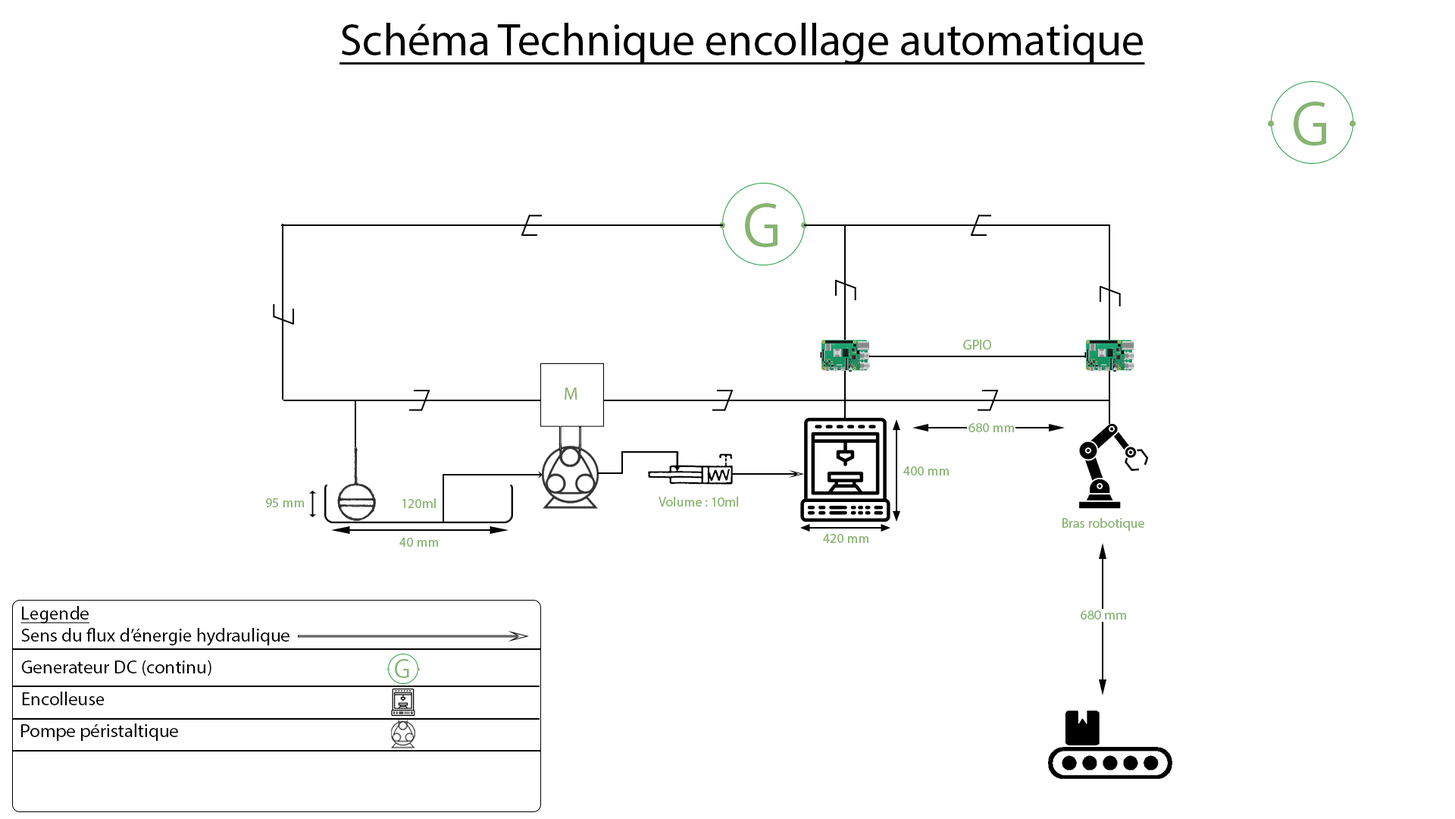
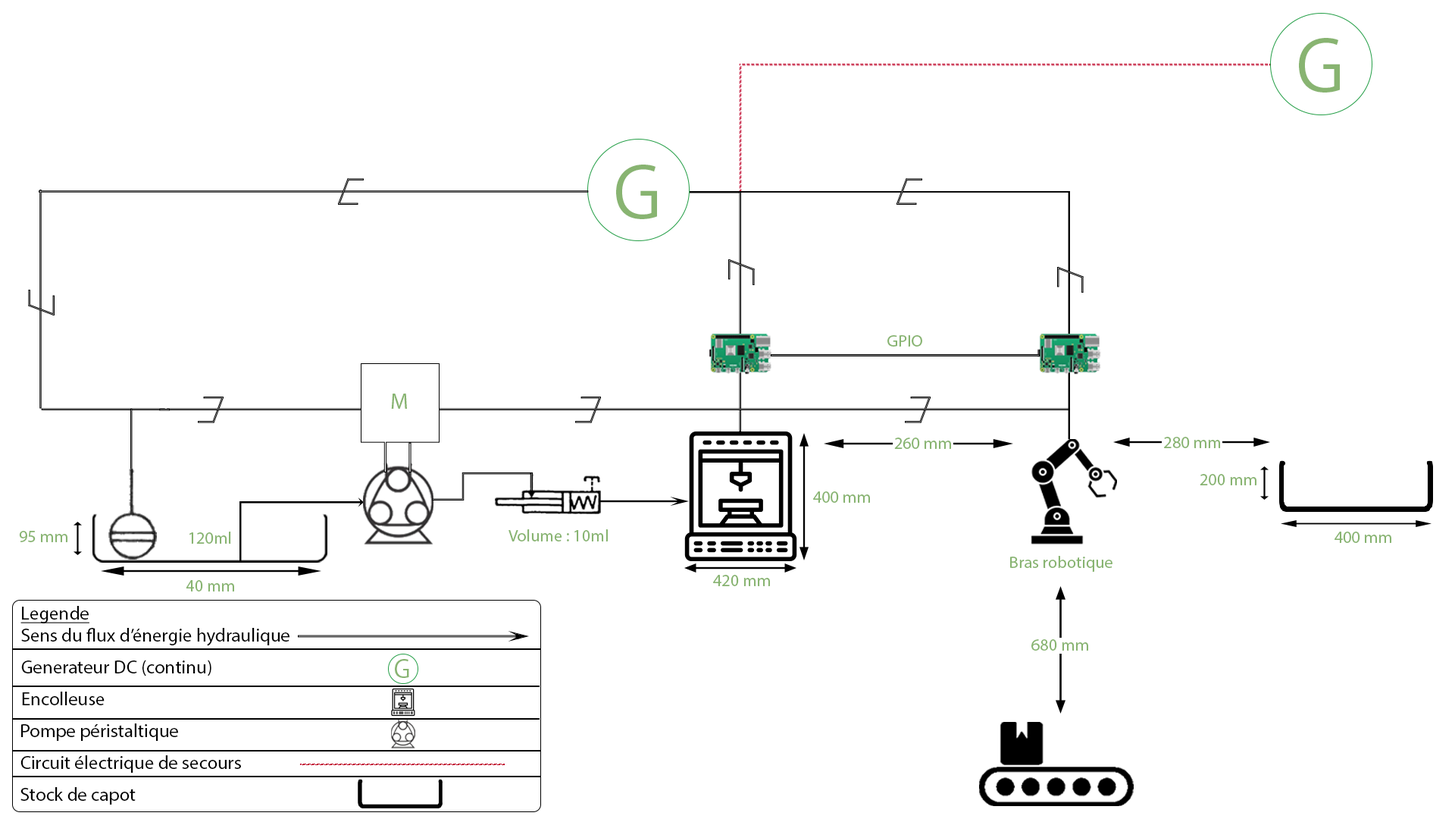
The second 1455px x 819px image is a revision of the first. Changes to its layers:
added group "Schema" with 89 layers above "Legend" over 18, 12, 1432, 806
added group "Stock" (1st of 2, in "Schema") with 12 layers in group "Schema" over 1113, 434, 1432, 543
added group "Reservoir" (1st of 2, in "Schema" › "Stock") with 7 layers in group "Stock" over 1199, 461, 1432, 543
moved "Bras" into group "Schema" over 770, 335, 1149, 714
moved "Encolleuse" (1st of 2, in "Schema") into group "Schema" over 391, 416, 949, 671
painted on "3d-printer-svgrepo-com" (1st of 2, in "Schema" › "Encolleuse") over 684, 416, 891, 561
moved "Pump" into group "Schema" over 360, 363, 679, 545
painted on "Forme 2" over 360, 363, 605, 473
painted on "pompe péristaltique" over 363, 442, 599, 545
moved "Piston" into group "Schema" over 494, 451, 805, 542
moved "Reservoir" (2nd of 2, in "Schema") into group "Schema" over 18, 447, 543, 592
painted on "FlechHydroaulique" over 239, 470, 543, 562
painted on "Capteur niveau" over 108, 447, 376, 560
painted on "FlecheBas" (12th of 12, in "Schema" › "Reservoir" › "Groupe 1" › "FlecheBas") over 100, 526, 509, 576
painted on "Rectangle arrondi 2" (2nd of 2, in "Schema" › "Reservoir" › "Groupe 1") over 92, 483, 514, 563
moved "Generateur" (1st of 2, in "Schema") into group "Schema" over 28, 12, 1373, 514
painted on "Forme 10" over 689, 191, 1111, 439
painted on "Forme 13" over 130, 399, 387, 514
painted on "Cable" (2nd of 3, in "Schema" › "Generateur" › "Cable") over 38, 189, 1111, 411
painted on "Cable" (3rd of 3, in "Schema" › "Generateur" › "Cable") over 689, 191, 846, 432
added layer "Forme 15" in group "Gde secour" over 739, 63, 1271, 192
painted on "Ellipse 1" (3rd of 4, in "Schema" › "Generateur" › "G") over 587, 138, 805, 266
added group "Lignes" with 5 layers in group "Legend" over 12, 667, 541, 777
hid "Schéma Technique encollage automatique" over 339, 22, 1146, 66
…and 65 more changes (18 added, 38 painted, 8 removed, 1 renamed, 1 stack)
